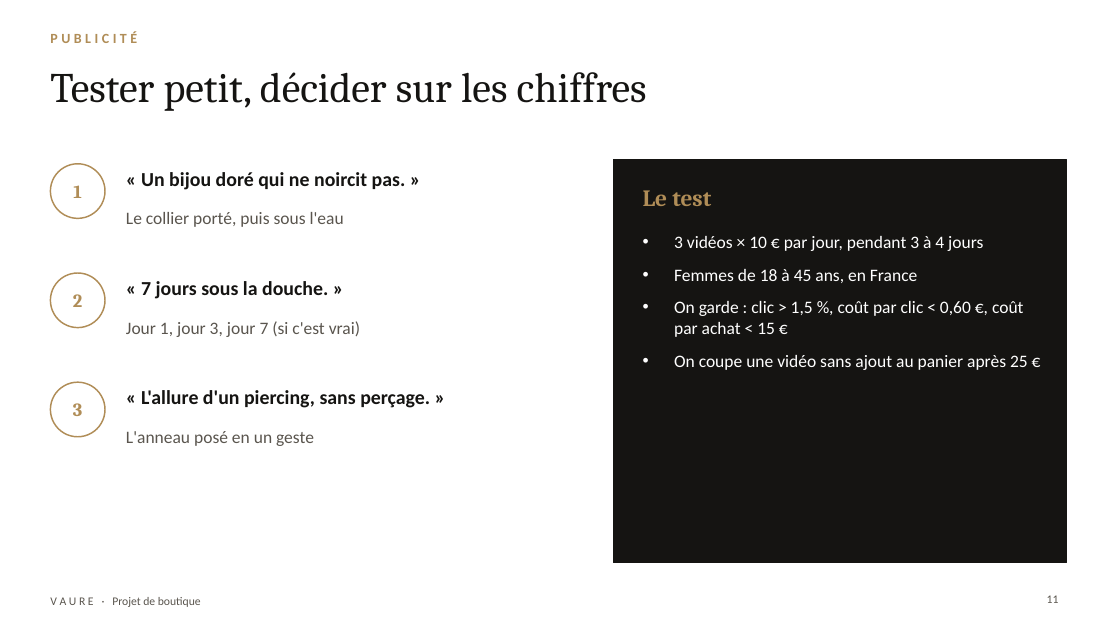
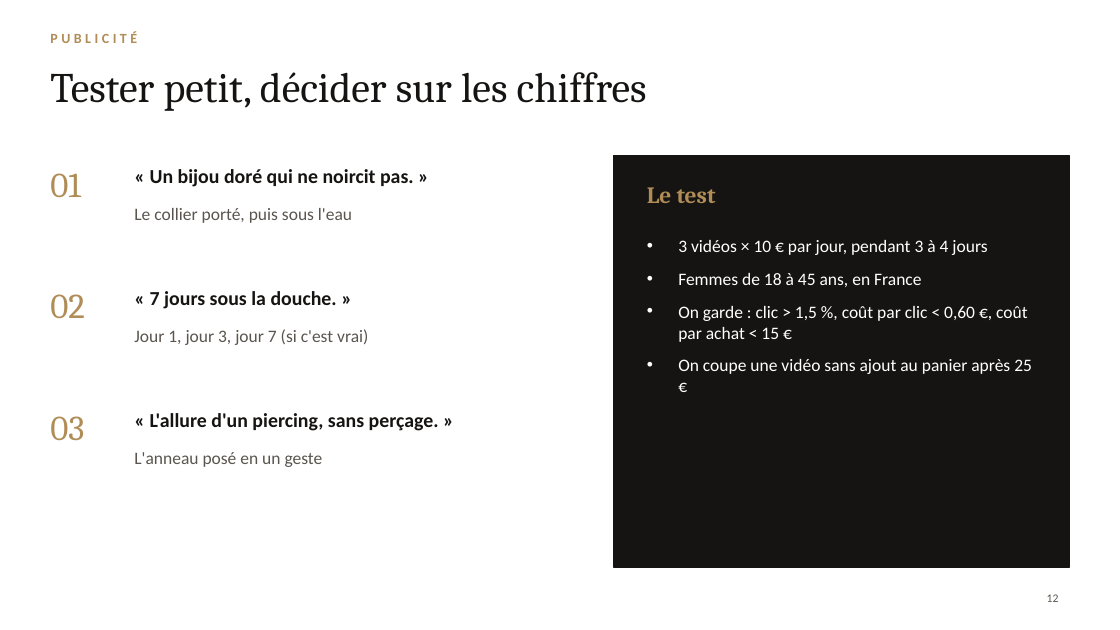
Before and after one commit to jgnrpgn9hd-cmd/Jimy, a slide deck: slide 12 of vaure/presentation/VAURE-presentation.pptx (slide 11 before the commit). Drawn at 1120x630 pixels with LibreOffice and Linux fonts; fonts in the diff are those of the drawing; background and template pictures are left out. Boxes give left, top, right and bottom in pixels: in the first picture for what was removed or moved away, otherwise in the second. Text is boxed around its words. In the diff, an @@ line names an element or a change of style, - is before the commit and + after.

```diff
--- a/vaure/presentation/VAURE-presentation.pptx
+++ b/vaure/presentation/VAURE-presentation.pptx
@@ ellipse removed at [50,164,105,218] @@
@@ text added at [50,173,81,197], 30 pt, text #B08D57 @@
+01
@@ text "« Un bijou doré qui ...": place and size @@
-text "« Un bijou doré qui ..." at [141,172,406,190]
+text "« Un bijou doré qui ..." at [150,169,414,187]
@@ rectangle: place and size @@
-rectangle at [613,160,1067,563]
+rectangle at [613,155,1070,567]
@@ text removed at [73,185,82,198] @@
-1
@@ text "Le collier porté, puis sous ...": place and size @@
-text "Le collier porté, puis sous ..." at [126,212,344,227]
+text "Le collier porté, puis sous ..." at [134,208,352,223]
@@ text "3 vidéos × 10 € ...": place and size @@
-text "3 vidéos × 10 € ..." at [674,236,1028,370]
+text "3 vidéos × 10 € ..." at [678,240,1032,374]
@@ ellipse removed at [50,273,105,328] @@
@@ text added at [50,294,85,318], 30 pt, text #B08D57 @@
+02
@@ text removed at [73,294,82,307] @@
-2
@@ text "« 7 jours sous la ...": place and size @@
-text "« 7 jours sous la ..." at [141,281,328,299]
+text "« 7 jours sous la ..." at [150,291,337,309]
@@ text "Jour 1, jour 3, jour ...": place and size @@
-text "Jour 1, jour 3, jour ..." at [126,321,360,337]
+text "Jour 1, jour 3, jour ..." at [134,329,368,345]
@@ ellipse removed at [50,382,105,437] @@
@@ text added at [50,416,84,440], 30 pt, text #B08D57 @@
+03
@@ text removed at [73,403,82,416] @@
-3
@@ text "« L'allure d'un piercing, sans ...": place and size @@
-text "« L'allure d'un piercing, sans ..." at [141,390,430,408]
+text "« L'allure d'un piercing, sans ..." at [150,413,439,431]
@@ vertical alignment middle to top in 7 elements at [647,187,716,203], [150,169,414,187], [134,208,352,223], [150,291,337,309], [134,329,368,345], [150,413,439,431], [134,452,323,467] @@
@@ text "L'anneau posé en un geste": place and size @@
-text "L'anneau posé en un geste" at [126,431,314,446]
+text "L'anneau posé en un geste" at [134,452,323,467]
@@ text removed at [50,597,201,607] @@
-V A U R E · Projet de boutique
@@ page number at [1047,594,1059,602]: text changed @@
-11
+12
```
Also in this commit, not shown: 10 other slides changed, 2 slides added, 1 slide removed, 20 other files.
